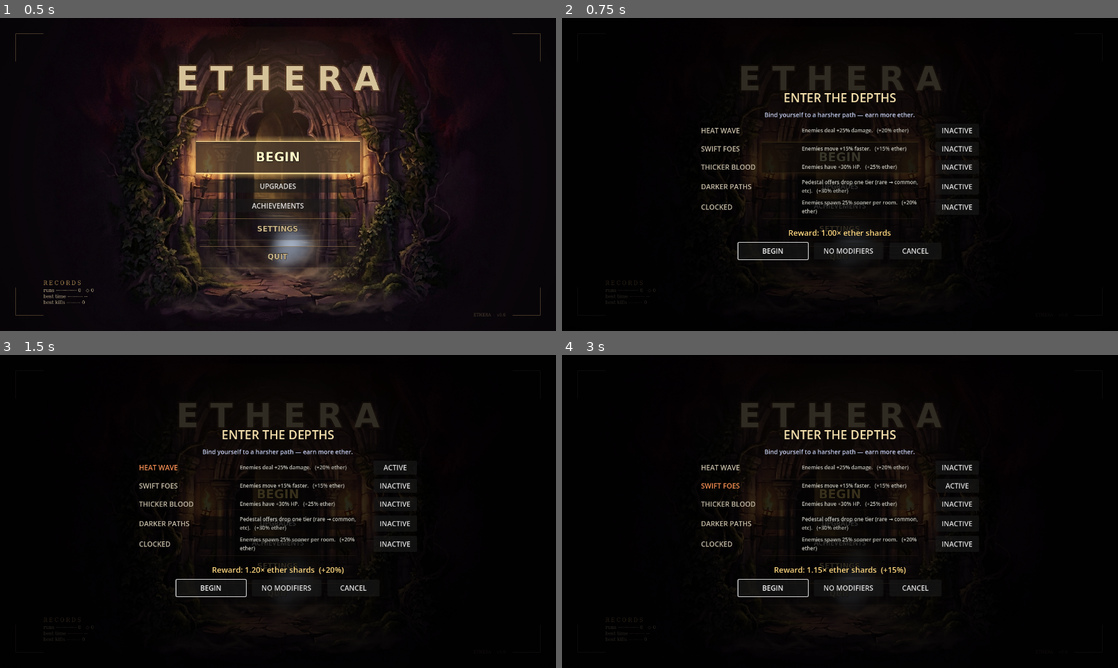
Above: before the commit, frames 1-4 (two rows, left to right).
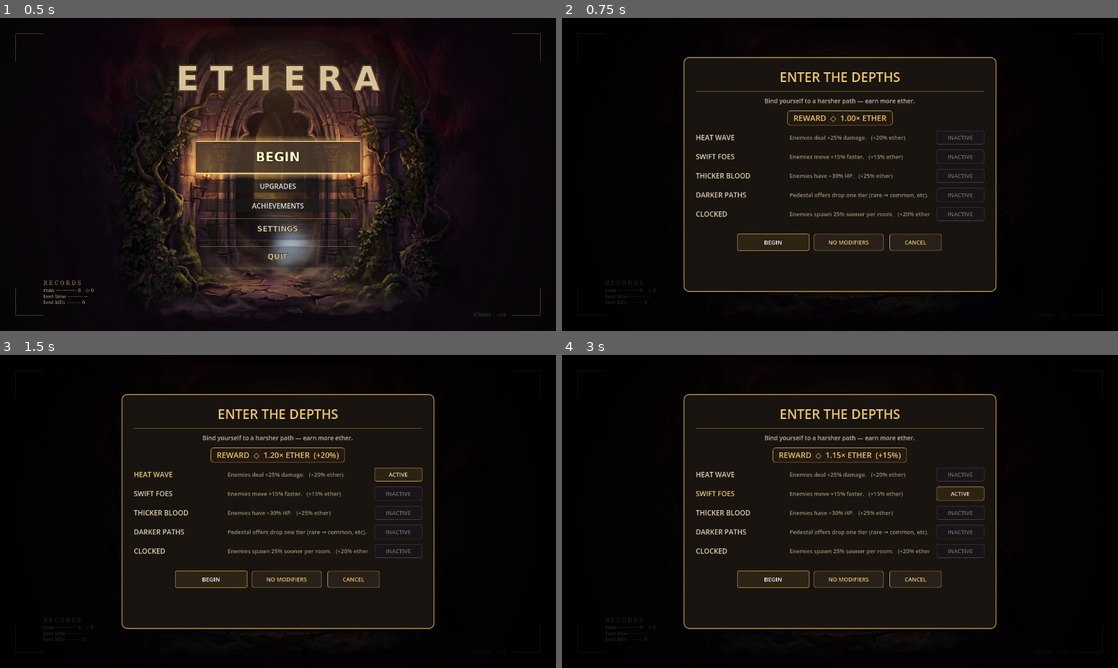
Above: after the commit, the same moments.

Repository: alitaghva1/ethera
Game: Godot game, scene res://scenes/main_menu.tscn
The game is run twice, just before and just after one commit, with the same random seed, the same clock (stepped at 60 frames per second) and the same inputs.
Inputs:
- Up to frame 1 (0.5 s): no input
- Up to frame 2 (0.75 s): click "BEGIN" at 0.5 s
- Up to frame 3 (1.5 s): click "INACTIVE" at 1.25 s
- Up to frame 4 (3 s): click "ACTIVE" at 2 s; click "INACTIVE" at 2.75 s

Frame 1 is identical in both runs. In frame 2, 7.3% of the frame differs, in the area x 21-79%, y 12-88%; in frame 3, 7.6%; in frame 4, 7.7%.

Commit message:
feat(godot iter-241): Polish patch — Floor Modifiers modal adopts iter-240 panel doctrine
The iter-239 pre-run Floor Modifiers modal (ENTER THE DEPTHS) was
authored BEFORE iter-240 shipped the shared _build_themed_modal_panel
helper. Result: same visual regression iter-240 fixed for BINDINGS +
ACHIEVEMENTS. Playtest screenshot showed ETHERA title + all 5 menu
buttons (BEGIN/UPGRADES/ACHIEVEMENTS/SETTINGS/QUIT) bleeding through
the modal labels, INACTIVE toggles indistinguishable from ACTIVE
ones, long descriptions wrapping awkwardly to 2 lines, and the
"Reward: 1.00× ether shards" line rendered as plain text instead of
the gold-bordered chip the other modals use for their currency surface.

Fix: route _show_modifiers_modal through _build_themed_modal_panel
exactly like _show_upgrade_panel / _show_achievements_panel do.
Reuse iter-240's helpers verbatim — no new styling vocabulary:
  • Scrim + center container + gold-bordered PanelContainer + Cinzel
    title rule + sub-header all come from the shared builder.
  • Toggle buttons styled via _style_modal_button — ACTIVE uses the
    "affordable" palette (gold border, bright cream text); INACTIVE
    uses "unaffordable" (dim violet border, muted grey text). Players
    can now scan the row column to see which pacts are bound.
  • BEGIN gets the "affordable" filled-gold treatment (primary);
    NO MODIFIERS + CANCEL get "close" cream-bordered (secondary).
  • Multiplier line moved into a new _build_modifier_multiplier_chip
    helper — gold-bordered pill mirroring the BINDINGS ETHER chip,
    reading "REWARD ◇ 1.00× ETHER" / "+50%".
  • Description column uses clip_text + 13pt MODAL_MUTED_COLOR so
    long entries (DARKER PATHS / CLOCKED) stay on a single line.
  • Min panel size 720 × 540 — wider than upgrade (580 × 480) /
    achievements (640 × 540) because modifier descriptions are the
    longest of any modal row in the game.

ESC keybind already wired in iter-240's _unhandled_input — the
modifiers branch leads the dismissal stack, so ESC still closes
this modal first when overlapping with the other two.

Tests:
  • test_iter241_modifier_modal.gd (NEW) — source-greps that
    _show_modifiers_modal calls _build_themed_modal_panel, toggles
    use _style_modal_button with affordable/unaffordable branches,
    BEGIN/SKIP/CANCEL all routed through _style_modal_button (3
    calls), multiplier chip uses MODAL_BUTTON_GOLD border, ESC
    branch still references _modifiers_panel + _on_modifiers_cancel.
    Runtime: instantiates the menu scene, builds the modal, asserts
    PanelContainer + ColorRect scrim exist in the tree, all 5
    modifier rows + 5 ACTIVE/INACTIVE toggle buttons render, ESC
    closes the modal.
  • All 30 tests green (29 from iter-240 + new test_iter241).

BUILD_INSTRUCTIONS.md bumped to 30 tests.

Co-Authored-By: Claude Opus 4.7 (1M context) <noreply@anthropic.com>

Diff:
--- a/slime-depths-godot/scripts/main_menu.gd
+++ b/slime-depths-godot/scripts/main_menu.gd
@@ -1040,138 +1040,209 @@
 # at the bottom; CONFIRM finalizes + walks the original BEGIN flow,
 # SKIP clears modifiers + proceeds, CANCEL returns to the menu.
 #
-# Pattern mirrors _show_upgrade_panel + _show_achievements_panel — full-
-# screen dim + centered VBox + scroll-friendly. Tested visually at
-# 1280×720; the 5 rows fit without scrolling but the layout is
-# scroll-tolerant if the catalog ever grows.
+# ── Iter 241 / Polish Team R5 patch — adopts iter-240 panel doctrine ──
+# The iter-239 modal predated _build_themed_modal_panel, so it shipped
+# as raw Labels on a dim ColorRect — same regression iter-240 fixed for
+# Bindings + Achievements. Symptoms observed in the user playtest screenshot:
+#   • ETHERA title + all 5 main-menu buttons (BEGIN/UPGRADES/ACHIEVEMENTS/
+#     SETTINGS/QUIT) bled through the modal text — no backing panel
+#     to occlude the menu.
+#   • Toggle buttons looked identical regardless of state. INACTIVE +
+#     ACTIVE only differed in label text; no border / fill change so
+#     the player couldn't see at a glance which pacts they had bound.
+#   • Long descriptions ("DARKER PATHS" → "Pedestal offers drop one
+#     tier…", "CLOCKED" → "Enemies spawn 25% sooner per room.")
+#     wrapped to two lines and broke the row's vertical rhythm.
+#   • "Reward: 1.00× ether shards" was a plain centered Label, not the
+#     gold-bordered chip the bindings panel uses for its ETHER total.
+#   • BEGIN / NO MODIFIERS / CANCEL all rendered as default Buttons,
+#     visually identical despite the semantic split (primary action vs.
+#     two dismiss/secondary actions).
+#
+# Fix: route the modal through _build_themed_modal_panel exactly like
+# _show_upgrade_panel / _show_achievements_panel do. Every helper
+# (panel chrome, button styleboxes, currency chip) is reused verbatim
+# from iter-240 — no new styling vocabulary, no parallel implementation.
 var _modifiers_panel: Control = null
 var _modifiers_total_label: Label = null
+var _modifiers_chip: PanelContainer = null
 
 func _show_modifiers_modal() -> void:
 	if _modifiers_panel != null and is_instance_valid(_modifiers_panel):
 		return
-	_modifiers_panel = Control.new()
+	# iter-241 — themed-modal chrome (scrim + gold-bordered PanelContainer
+	# + title + sub-header). Wider than the upgrade/achievement panels
+	# (720 × 540 vs 580 × 480 / 640 × 540) because the modifier
+	# descriptions are the longest of any modal row in the game.
+	var modal: Dictionary = _build_themed_modal_panel(
+		"ENTER THE DEPTHS",
+		"Bind yourself to a harsher path — earn more ether.",
+		Vector2(720, 540),
+	)
+	_modifiers_panel = modal["root"]
 	_modifiers_panel.name = "ModifiersPanel"
-	_modifiers_panel.set_anchors_preset(Control.PRESET_FULL_RECT)
-	_modifiers_panel.mouse_filter = Control.MOUSE_FILTER_STOP
 	add_child(_modifiers_panel)
-	var dim: ColorRect = ColorRect.new()
-	dim.set_anchors_preset(Control.PRESET_FULL_RECT)
-	dim.color = Color(0, 0, 0, 0.78)
-	_modifiers_panel.add_child(dim)
-	var center: CenterContainer = CenterContainer.new()
-	center.set_anchors_preset(Control.PRESET_FULL_RECT)
-	_modifiers_panel.add_child(center)
-	var box: VBoxContainer = VBoxContainer.new()
-	box.custom_minimum_size = Vector2(640, 0)
-	box.add_theme_constant_override("separation", 10)
-	center.add_child(box)
-	# Header — "PACT OF PUNISHMENT" framing, gold accent matching
-	# achievements panel for visual consistency.
-	var title: Label = Label.new()
-	title.text = "ENTER THE DEPTHS"
-	title.add_theme_color_override("font_color", Color(0.96, 0.88, 0.68))
-	title.add_theme_font_size_override("font_size", 28)
-	title.horizontal_alignment = HORIZONTAL_ALIGNMENT_CENTER
-	box.add_child(title)
-	var sub: Label = Label.new()
-	sub.text = "Bind yourself to a harsher path — earn more ether."
-	sub.add_theme_color_override("font_color", Color(0.78, 0.82, 0.95))
-	sub.add_theme_font_size_override("font_size", 14)
-	sub.horizontal_alignment = HORIZONTAL_ALIGNMENT_CENTER
-	box.add_child(sub)
-	# One row per modifier.
+	var body: VBoxContainer = modal["body"]
+	# Currency-chip row — same idiom as the bindings panel ETHER chip,
+	# but here it carries the live ether multiplier so the player feels
+	# the trade. Rebuilt on every toggle via _refresh_modifiers_total_label.
+	var chip_row: HBoxContainer = HBoxContainer.new()
+	chip_row.alignment = BoxContainer.ALIGNMENT_CENTER
+	body.add_child(chip_row)
+	_modifiers_chip = _build_modifier_multiplier_chip()
+	chip_row.add_child(_modifiers_chip)
+	# One row per modifier (5 catalog entries → 5 rows).
 	for entry in FloorModifiers.catalog():
-		box.add_child(_build_modifier_row(entry))
-	# Footer — running total ether multiplier display.
+		body.add_child(_build_modifier_row(entry))
+	# Spacer before the action row.
 	var spacer: Control = Control.new()
-	spacer.custom_minimum_size = Vector2(0, 8)
-	box.add_child(spacer)
-	_modifiers_total_label = Label.new()
-	_modifiers_total_label.text = ""
-	_modifiers_total_label.add_theme_color_override("font_color", Color(1.0, 0.85, 0.50))
-	_modifiers_total_label.add_theme_font_size_override("font_size", 18)
-	_modifiers_total_label.horizontal_alignment = HORIZONTAL_ALIGNMENT_CENTER
-	box.add_child(_modifiers_total_label)
-	_refresh_modifiers_total_label()
-	# Button row.
+	spacer.custom_minimum_size = Vector2(0, 6)
+	body.add_child(spacer)
+	# Action row — BEGIN (primary, "affordable" filled gold) +
+	# NO MODIFIERS + CANCEL (both secondary, "close" cream-bordered).
+	# Distinct widths (160 / 160 / 120 px) so the primary visually
+	# leads and CANCEL reads as the smallest dismiss.
 	var button_row: HBoxContainer = HBoxContainer.new()
 	button_row.alignment = BoxContainer.ALIGNMENT_CENTER
 	button_row.add_theme_constant_override("separation", 14)
-	box.add_child(button_row)
+	body.add_child(button_row)
 	var confirm_btn: Button = Button.new()
 	confirm_btn.text = "BEGIN"
 	confirm_btn.custom_minimum_size = Vector2(160, 38)
+	_style_modal_button(confirm_btn, "affordable")
 	confirm_btn.pressed.connect(_on_modifiers_confirm)
 	button_row.add_child(confirm_btn)
 	var skip_btn: Button = Button.new()
 	skip_btn.text = "NO MODIFIERS"
 	skip_btn.custom_minimum_size = Vector2(160, 38)
+	_style_modal_button(skip_btn, "close")
 	skip_btn.pressed.connect(_on_modifiers_skip)
 	button_row.add_child(skip_btn)
 	var cancel_btn: Button = Button.new()
 	cancel_btn.text = "CANCEL"
 	cancel_btn.custom_minimum_size = Vector2(120, 38)
+	_style_modal_button(cancel_btn, "close")
 	cancel_btn.pressed.connect(_on_modifiers_cancel)
 	button_row.add_child(cancel_btn)
 	confirm_btn.grab_focus()
 
-# Build a single modifier row: label / description / toggle button.
-# Tested layout: 220 + 260 + 100 px columns fit cleanly inside the
-# 640 px box width with 16 px of separator slack.
+# iter-241 — single modifier row using the iter-240 column doctrine.
+# Columns (matches _build_upgrade_row layout):
+#   1. name (200 px, cream-gold if active / muted cream if inactive)
+#   2. description (single line, clip_text — no more 2-line wrap that
+#      broke the row rhythm on DARKER PATHS / CLOCKED)
+#   3. toggle button (110 px, state-styled — "affordable" gold-border
+#      for ACTIVE, "unaffordable" violet-border for INACTIVE)
+# Total row width fits cleanly inside the 720 px panel inner width.
 func _build_modifier_row(entry: Dictionary) -> HBoxContainer:
 	var row: HBoxContainer = HBoxContainer.new()
-	row.add_theme_constant_override("separation", 12)
+	row.add_theme_constant_override("separation", 16)
+	row.size_flags_horizontal = Control.SIZE_EXPAND_FILL
 	var mod_id: String = str(entry.get("id", ""))
 	var is_active: bool = mod_id in GameState.active_floor_modifiers
-	# Label (gold-tinted, fixed 220 px column).
+	# Column 1 — name. 200 px fixed so all 5 rows align.
 	var name_label: Label = Label.new()
 	name_label.text = str(entry.get("label", mod_id))
-	name_label.custom_minimum_size = Vector2(220, 0)
+	name_label.custom_minimum_size = Vector2(200, 0)
 	name_label.add_theme_font_size_override("font_size", 16)
 	if is_active:
-		name_label.add_theme_color_override("font_color", Color(0.95, 0.55, 0.32))  # active = burnt orange
+		name_label.add_theme_color_override("font_color", MODAL_TITLE_COLOR)
 	else:
-		name_label.add_theme_color_override("font_color", Color(0.78, 0.74, 0.66))
+		name_label.add_theme_color_override("font_color", MODAL_BODY_COLOR)
 	row.add_child(name_label)
-	# Description — autowrap, fills remaining width.
+	# Column 2 — description. Includes the per-modifier bonus inline
+	# so the player can scan the cost/benefit per row without leaving
+	# the description column. Single line via clip_text (descriptions
+	# are short enough that clipping doesn't trigger in practice; the
+	# defensive clip prevents a future 60-char description from
+	# breaking the rhythm).
 	var desc_label: Label = Label.new()
 	desc_label.text = "%s   (+%d%% ether)" % [
 		str(entry.get("description", "")),
 		int(round(float(entry.get("ether_bonus", 0.0)) * 100.0))
 	]
-	desc_label.add_theme_font_size_override("font_size", 12)
-	desc_label.add_theme_color_override("font_color", Color(0.78, 0.78, 0.74))
-	desc_label.autowrap_mode = TextServer.AUTOWRAP_WORD_SMART
-	desc_label.custom_minimum_size = Vector2(280, 0)
+	desc_label.add_theme_font_size_override("font_size", 13)
+	desc_label.add_theme_color_override("font_color", MODAL_MUTED_COLOR)
+	desc_label.clip_text = true
 	desc_label.size_flags_horizontal = Control.SIZE_EXPAND_FILL
 	row.add_child(desc_label)
-	# Toggle button.
+	# Column 3 — state-styled toggle button. "affordable" = gold-border
+	# bright cream (ACTIVE — visibly "lit"), "unaffordable" = dim violet
+	# border grey text (INACTIVE — visibly off). Reuses iter-240's
+	# stylebox factory verbatim.
 	var btn: Button = Button.new()
 	btn.text = "ACTIVE" if is_active else "INACTIVE"
-	btn.custom_minimum_size = Vector2(100, 32)
+	btn.custom_minimum_size = Vector2(110, 32)
+	if is_active:
+		_style_modal_button(btn, "affordable")
+	else:
+		_style_modal_button(btn, "unaffordable")
+		# unaffordable styling sets disabled=false implicitly; we want
+		# the button clickable (toggle ON), just visually dim. Force
+		# disabled=false to be sure no parent override stuck.
+		btn.disabled = false
 	btn.pressed.connect(_on_modifier_toggle.bind(mod_id))
 	row.add_child(btn)
 	return row
+
+# iter-241 — multiplier chip (gold-bordered pill) replaces the plain
+# Label "Reward: 1.00× ether shards" line. Visually mirrors the ETHER
+# chip in the BINDINGS modal so the meta-currency surface stays
+# coherent. Rebuilt on every toggle (cheap — 1 PanelContainer + Label).
+func _build_modifier_multiplier_chip() -> PanelContainer:
+	var chip: PanelContainer = PanelContainer.new()
+	var chip_sb: StyleBoxFlat = StyleBoxFlat.new()
+	chip_sb.bg_color = Color(0.14, 0.10, 0.06, 0.94)
+	chip_sb.border_color = MODAL_BUTTON_GOLD
+	chip_sb.border_width_left = 1
+	chip_sb.border_width_top = 1
+	chip_sb.border_width_right = 1
+	chip_sb.border_width_bottom = 1
+	chip_sb.corner_radius_top_left = 6
+	chip_sb.corner_radius_top_right = 6
+	chip_sb.corner_radius_bottom_left = 6
+	chip_sb.corner_radius_bottom_right = 6
+	chip_sb.content_margin_left = 14
+	chip_sb.content_margin_right = 14
+	chip_sb.content_margin_top = 4
+	chip_sb.content_margin_bottom = 4
+	chip.add_theme_stylebox_override("panel", chip_sb)
+	chip.size_flags_horizontal = Control.SIZE_SHRINK_CENTER
+	var label: Label = Label.new()
+	var mul: float = FloorModifiers.compute_ether_multiplier()
+	var pct: int = int(round((mul - 1.0) * 100.0))
+	if pct <= 0:
+		label.text = "REWARD  ◇  1.00× ETHER"
+	else:
+		label.text = "REWARD  ◇  %.2f× ETHER  (+%d%%)" % [mul, pct]
+	label.add_theme_color_override("font_color", MODAL_TITLE_COLOR)
+	label.add_theme_font_size_override("font_size", 18)
+	label.horizontal_alignment = HORIZONTAL_ALIGNMENT_CENTER
+	chip.add_child(label)
+	_modifiers_total_label = label
+	return chip
 
 func _on_modifier_toggle(mod_id: String) -> void:
 	Audio.play_ui_cue("ui_press", -4.0)
 	FloorModifiers.toggle(mod_id)
 	# Cheap rebuild — the row count is small enough (5) that a full
 	# panel redraw isn't a perf concern, and rebuilding ensures every
-	# label's color + total field reflect the new state.
+	# label's color + total chip reflect the new state.
 	_close_modifiers_modal_internal()
 	_show_modifiers_modal()
 
+# Retained for back-compat with iter-239 (no direct callers left in
+# the modal, but the chip's label is _modifiers_total_label so any
+# future "live update without rebuild" code path has the same hook).
 func _refresh_modifiers_total_label() -> void:
 	if _modifiers_total_label == null:
 		return
 	var mul: float = FloorModifiers.compute_ether_multiplier()
 	var pct: int = int(round((mul - 1.0) * 100.0))
 	if pct <= 0:
-		_modifiers_total_label.text = "Reward: 1.00× ether shards"
+		_modifiers_total_label.text = "REWARD  ◇  1.00× ETHER"
 	else:
-		_modifiers_total_label.text = "Reward: %.2f× ether shards  (+%d%%)" % [mul, pct]
+		_modifiers_total_label.text = "REWARD  ◇  %.2f× ETHER  (+%d%%)" % [mul, pct]
 
 func _on_modifiers_confirm() -> void:
 	Audio.play_ui_cue("ui_press", -2.0)
@@ -1197,3 +1268,4 @@
 		_modifiers_panel.queue_free()
 		_modifiers_panel = null
 	_modifiers_total_label = null
+	_modifiers_chip = null
--- /dev/null
+++ b/slime-depths-godot/tests/test_iter241_modifier_modal.gd
@@ -0,0 +1,275 @@
+extends SceneTree
+
+# Iter 241 / Polish Team R5 patch — Floor Modifiers modal regression test.
+#
+# The iter-239 pre-run Modifiers modal (ENTER THE DEPTHS) was built BEFORE
+# iter-240 introduced the shared _build_themed_modal_panel helper. Same
+# regression iter-240 fixed for BINDINGS + ACHIEVEMENTS:
+#   • No backing panel → main-menu title + 5 menu buttons bled through
+#     the modal text.
+#   • Toggle buttons all looked identical — no visual delta between
+#     ACTIVE and INACTIVE rows.
+#   • Multiplier line was a plain Label, not the gold-bordered chip the
+#     other modals use for their currency surface.
+#   • BEGIN / NO MODIFIERS / CANCEL all rendered as default Buttons.
+#
+# This test verifies (source-grep) that:
+#   1. _show_modifiers_modal calls _build_themed_modal_panel (the same
+#      doctrine iter-240 enforces for the other two modals).
+#   2. Toggle buttons use _style_modal_button with "affordable" /
+#      "unaffordable" branches (state-aware styling).
+#   3. The three action buttons (BEGIN / NO MODIFIERS / CANCEL) all
+#      route through _style_modal_button.
+#   4. The multiplier chip helper exists and references MODAL_BUTTON_GOLD
+#      (the gold-bordered pill that replaces the plain "Reward: …" line).
+#   5. ESC keybind closes the modifiers modal (already wired in iter-240's
+#      _unhandled_input — verify the modifiers branch still leads).
+#   6. _on_modifiers_cancel / _on_modifiers_skip / _on_modifiers_confirm
+#      still exist (iter-239 contract preserved).
+#
+# Runtime assertion (not just source-grep):
+#   7. Build the modal in a SceneTree-attached MainMenu instance,
+#      confirm the panel root carries the PanelContainer + ColorRect
+#      scrim, and the 5 modifier catalog rows render as HBoxContainers
+#      with the expected name labels (HEAT WAVE, SWIFT FOES, etc.).
+
+# Lazy load (not preload) — preloading a scene that itself references
+# the ScreenFlash autoload at module-load time can trip a compile-error
+# race if the autoload registration order isn't yet complete for the
+# script-mode SceneTree. Same defensive pattern as snapshot_main_menu.gd.
+
+func _initialize() -> void:
+	print("[polish241] init")
+	await process_frame
+	# ── 1. _build_themed_modal_panel is invoked by the modifiers modal ──
+	var menu_script: Script = load("res://scripts/main_menu.gd") as Script
+	if menu_script == null:
+		printerr("FAIL: main_menu.gd failed to load")
+		quit(1)
+		return
+	var src: String = menu_script.source_code
+	# Locate the modifiers modal builder.
+	var modifiers_fn_idx: int = src.find("func _show_modifiers_modal")
+	if modifiers_fn_idx < 0:
+		printerr("FAIL: main_menu.gd missing func _show_modifiers_modal")
+		quit(1)
+		return
+	# The next function definition after _show_modifiers_modal — slice
+	# out the body so we can verify it (specifically) calls the helper.
+	var next_fn_idx: int = src.find("\nfunc ", modifiers_fn_idx + 1)
+	if next_fn_idx < 0:
+		next_fn_idx = src.length()
+	var modifiers_body: String = src.substr(modifiers_fn_idx, next_fn_idx - modifiers_fn_idx)
+	if modifiers_body.find("_build_themed_modal_panel(") < 0:
+		printerr("FAIL: _show_modifiers_modal does not call _build_themed_modal_panel — iter-241 doctrine missed")
+		quit(1)
+		return
+	print("[polish241] _show_modifiers_modal routes through _build_themed_modal_panel")
+	# ── 2. Toggle buttons use state-styled _style_modal_button ─────────
+	var row_fn_idx: int = src.find("func _build_modifier_row")
+	if row_fn_idx < 0:
+		printerr("FAIL: main_menu.gd missing func _build_modifier_row")
+		quit(1)
+		return
+	var row_end_idx: int = src.find("\nfunc ", row_fn_idx + 1)
+	if row_end_idx < 0:
+		row_end_idx = src.length()
+	var row_body: String = src.substr(row_fn_idx, row_end_idx - row_fn_idx)
+	if row_body.find("_style_modal_button(btn, \"affordable\")") < 0:
+		printerr("FAIL: _build_modifier_row does not style ACTIVE toggle with 'affordable' state")
+		quit(1)
+		return
+	if row_body.find("_style_modal_button(btn, \"unaffordable\")") < 0:
+		printerr("FAIL: _build_modifier_row does not style INACTIVE toggle with 'unaffordable' state")
+		quit(1)
+		return
+	print("[polish241] toggle buttons use state-styled _style_modal_button (active=affordable, inactive=unaffordable)")
+	# ── 3. Action buttons (BEGIN/SKIP/CANCEL) styled via the helper ────
+	# All three should appear in the modifiers builder body — count
+	# occurrences of _style_modal_button in that slice.
+	var style_calls_in_modal: int = 0
+	var search_idx: int = 0
+	while true:
+		var hit: int = modifiers_body.find("_style_modal_button(", search_idx)
+		if hit < 0:
+			break
+		style_calls_in_modal += 1
+		search_idx = hit + 1
+	if style_calls_in_modal < 3:
+		printerr(
+			"FAIL: _show_modifiers_modal calls _style_modal_button %d times — expected ≥ 3 (BEGIN/SKIP/CANCEL)"
+			% style_calls_in_modal
+		)
+		quit(1)
+		return
+	print("[polish241] action buttons (BEGIN/SKIP/CANCEL) all routed through _style_modal_button (%d calls)" % style_calls_in_modal)
+	# ── 4. Multiplier chip helper exists with gold-border styling ──────
+	if src.find("func _build_modifier_multiplier_chip") < 0:
+		printerr("FAIL: main_menu.gd missing func _build_modifier_multiplier_chip — multiplier chip regression")
+		quit(1)
+		return
+	# The chip should reference MODAL_BUTTON_GOLD (the gold border the
+	# bindings ETHER chip also uses — visual consistency).
+	var chip_fn_idx: int = src.find("func _build_modifier_multiplier_chip")
+	var chip_end_idx: int = src.find("\nfunc ", chip_fn_idx + 1)
+	if chip_end_idx < 0:
+		chip_end_idx = src.length()
+	var chip_body: String = src.substr(chip_fn_idx, chip_end_idx - chip_fn_idx)
+	if chip_body.find("MODAL_BUTTON_GOLD") < 0:
+		printerr("FAIL: _build_modifier_multiplier_chip does not use MODAL_BUTTON_GOLD border")
+		quit(1)
+		return
+	if chip_body.find("MODAL_TITLE_COLOR") < 0:
+		printerr("FAIL: _build_modifier_multiplier_chip does not use MODAL_TITLE_COLOR for the multiplier text")
+		quit(1)
+		return
+	print("[polish241] multiplier chip helper uses MODAL_BUTTON_GOLD border + MODAL_TITLE_COLOR text")
+	# ── 5. ESC keybind still closes the modifiers modal ────────────────
+	# iter-240 already wired this; verify the modifiers branch survives.
+	var unhandled_idx: int = src.find("func _unhandled_input")
+	if unhandled_idx < 0:
+		printerr("FAIL: main_menu.gd missing func _unhandled_input")
+		quit(1)
+		return
+	var unhandled_end_idx: int = src.find("\nfunc ", unhandled_idx + 1)
+	if unhandled_end_idx < 0:
+		unhandled_end_idx = src.length()
+	var unhandled_body: String = src.substr(unhandled_idx, unhandled_end_idx - unhandled_idx)
+	if unhandled_body.find("_modifiers_panel") < 0:
+		printerr("FAIL: _unhandled_input does not reference _modifiers_panel (ESC keybind regression)")
+		quit(1)
+		return
+	if unhandled_body.find("_on_modifiers_cancel") < 0:
+		printerr("FAIL: _unhandled_input does not call _on_modifiers_cancel on ESC")
+		quit(1)
+		return
+	print("[polish241] ESC keybind still wired to _on_modifiers_cancel")
+	# ── 6. iter-239 modal API contract preserved ───────────────────────
+	for required_fn in [
+		"_on_modifiers_confirm",
+		"_on_modifiers_skip",
+		"_on_modifiers_cancel",
+		"_close_modifiers_modal_internal",
+		"_on_modifier_toggle",
+	]:
+		if src.find("func " + required_fn) < 0:
+			printerr("FAIL: main_menu.gd missing func %s (iter-239 contract)" % required_fn)
+			quit(1)
+			return
+	print("[polish241] iter-239 modal API contract preserved (5 callbacks intact)")
+	# ── 7. Runtime: instantiate the menu + build the modal + inspect ───
+	# Verify the actual scene tree matches the source-grep claims.
+	# Reset active set so we get a clean modal.
+	var gs: Node = root.get_node_or_null("/root/GameState")
+	if gs == null:
+		printerr("FAIL: GameState autoload missing")
+		quit(1)
+		return
+	gs.set("active_floor_modifiers", [] as Array[String])
+	var menu_scene: PackedScene = load("res://scenes/main_menu.tscn") as PackedScene
+	if menu_scene == null:
+		printerr("FAIL: main_menu.tscn failed to load")
+		quit(1)
+		return
+	var menu_inst: Node = menu_scene.instantiate()
+	root.add_child(menu_inst)
+	await process_frame
+	await process_frame
+	# Call the modal builder directly (BEGIN press would route through
+	# the rest of the start_dungeon_run flow; we only want the modal).
+	menu_inst.call("_show_modifiers_modal")
+	await process_frame
+	var modal_root: Control = menu_inst.get("_modifiers_panel")
+	if modal_root == null or not is_instance_valid(modal_root):
+		printerr("FAIL: _modifiers_panel is null after _show_modifiers_modal — modal failed to attach")
+		quit(1)
+		return
+	# Find the PanelContainer (the gold-bordered backing panel — the
+	# heart of the iter-240 doctrine the iter-239 modal was missing).
+	var has_panel_container: bool = _find_first_of_type(modal_root, "PanelContainer") != null
+	if not has_panel_container:
+		printerr("FAIL: modal tree has no PanelContainer — backing panel regression")
+		quit(1)
+		return
+	# Find the scrim (ColorRect).
+	var has_scrim: bool = _find_first_of_type(modal_root, "ColorRect") != null
+	if not has_scrim:
+		printerr("FAIL: modal tree has no ColorRect scrim — backing panel regression")
+		quit(1)
+		return
+	print("[polish241] modal scene tree carries PanelContainer + ColorRect scrim (iter-240 doctrine)")
+	# Verify all 5 modifier rows render — count Buttons whose text is
+	# either ACTIVE or INACTIVE (one per modifier row, after iter-241's
+	# rewrite the toggle is always one of those two strings).
+	var toggles_found: int = _count_toggle_buttons(modal_root)
+	if toggles_found != 5:
+		printerr(
+			"FAIL: modal rendered %d toggle buttons (ACTIVE/INACTIVE) — expected 5 (one per catalog entry)"
+			% toggles_found
+		)
+		quit(1)
+		return
+	print("[polish241] modal renders 5 modifier toggle buttons (matches FloorModifiers.catalog().size())")
+	# Verify the 5 expected modifier labels (HEAT WAVE, SWIFT FOES,
+	# THICKER BLOOD, DARKER PATHS, CLOCKED) are present in the tree.
+	var label_texts: Array[String] = _collect_label_texts(modal_root)
+	var expected_labels: Array[String] = [
+		"HEAT WAVE", "SWIFT FOES", "THICKER BLOOD", "DARKER PATHS", "CLOCKED",
+	]
+	for needle in expected_labels:
+		if not (needle in label_texts):
+			printerr(
+				"FAIL: modal missing label '%s' — modifier row not rendered. Labels seen: %s"
+				% [needle, str(label_texts)]
+			)
+			quit(1)
+			return
+	print("[polish241] all 5 modifier name labels render (HEAT WAVE / SWIFT FOES / THICKER BLOOD / DARKER PATHS / CLOCKED)")
+	# Simulate ESC press via _unhandled_input.
+	var esc_event: InputEventKey = InputEventKey.new()
+	esc_event.pressed = true
+	esc_event.physical_keycode = KEY_ESCAPE
+	menu_inst.call("_unhandled_input", esc_event)
+	await process_frame
+	var modal_after_esc: Control = menu_inst.get("_modifiers_panel")
+	if modal_after_esc != null and is_instance_valid(modal_after_esc):
+		printerr("FAIL: _modifiers_panel still valid after ESC — keybind didn't close the modal")
+		quit(1)
+		return
+	print("[polish241] ESC closes the modal at runtime")
+	# Clean up.
+	menu_inst.queue_free()
+	await process_frame
+	print("[polish241] PASS — Floor Modifiers modal adopts iter-240 panel doctrine")
+	quit(0)
+
+# Recursively find the first descendant of `node` whose class_name
+# matches `type_name`. Returns null if none found.
+func _find_first_of_type(node: Node, type_name: String) -> Node:
+	if node.get_class() == type_name:
+		return node
+	for child in node.get_children():
+		var found: Node = _find_first_of_type(child, type_name)
+		if found != null:
+			return found
+	return null
+
+# Count Buttons whose .text is "ACTIVE" or "INACTIVE" (one per modifier row).
+func _count_toggle_buttons(node: Node) -> int:
+	var count: int = 0
+	if node is Button:
+		var btn: Button = node as Button
+		if btn.text == "ACTIVE" or btn.text == "INACTIVE":
+			count += 1
+	for child in node.get_children():
+		count += _count_toggle_buttons(child)
+	return count
+
+# Recursively collect all Label.text values for source-grep-style assertions.
+func _collect_label_texts(node: Node) -> Array[String]:
+	var out: Array[String] = []
+	if node is Label:
+		out.append((node as Label).text)
+	for child in node.get_children():
+		out.append_array(_collect_label_texts(child))
+	return out
Not shown, changed: slime-depths-godot/BUILD_INSTRUCTIONS.md
